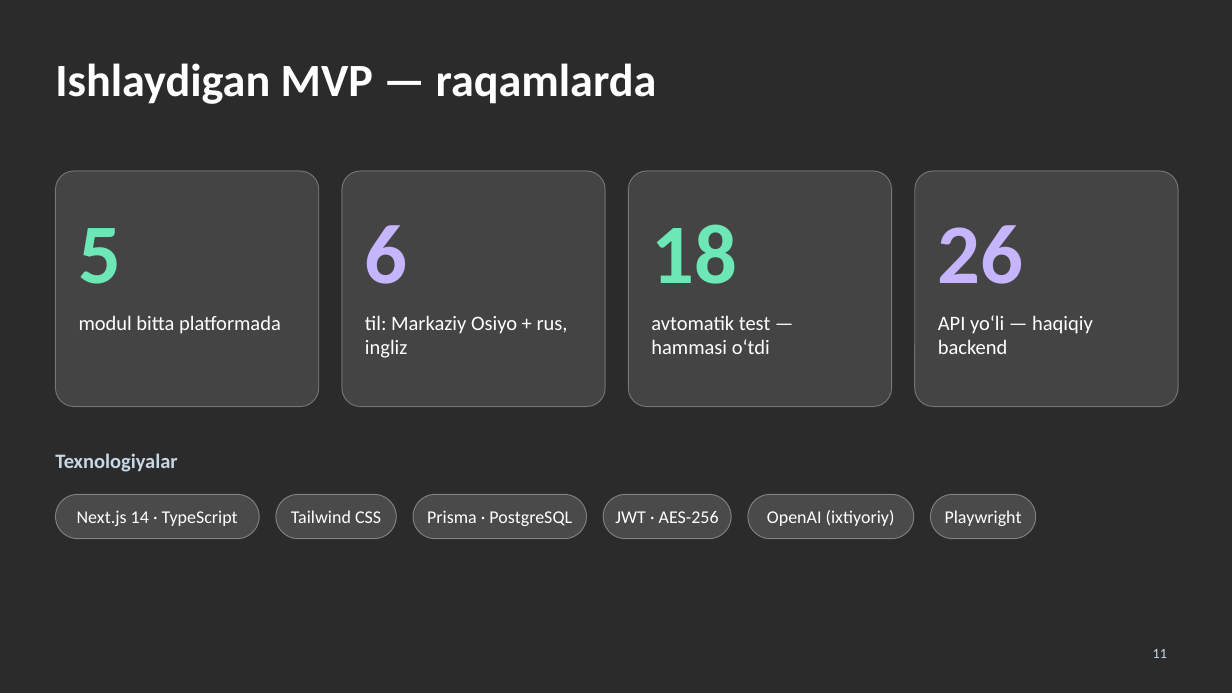
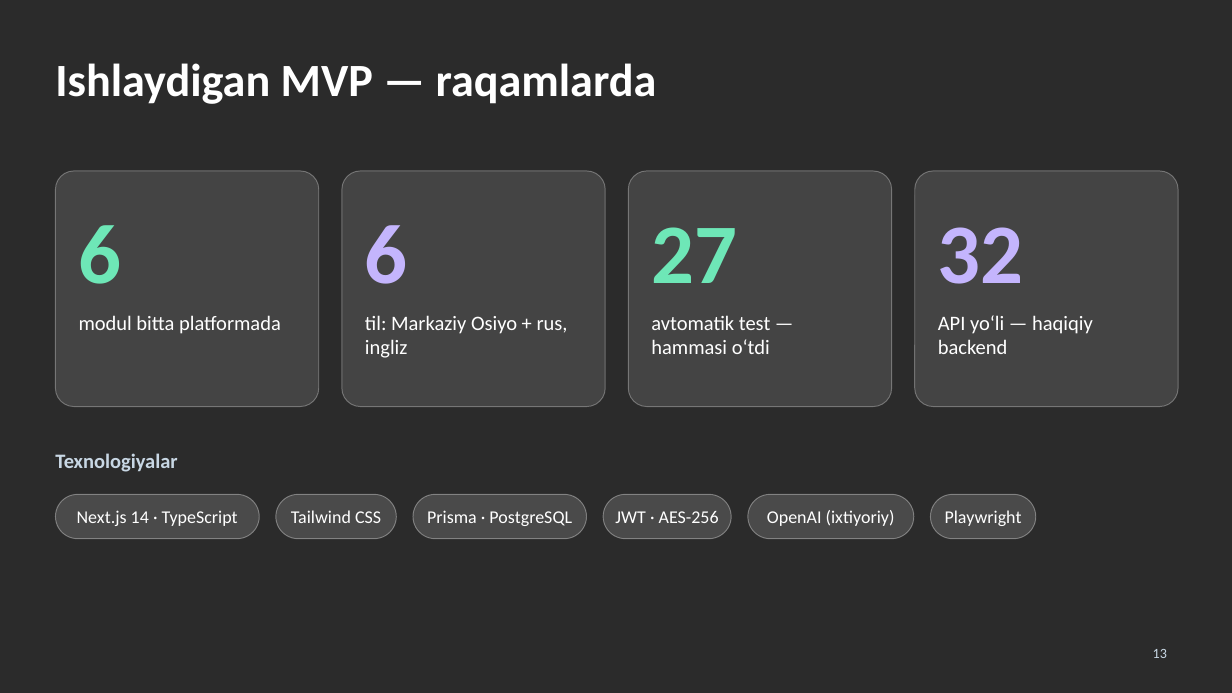
Before and after one commit to umarxon-008/umarxon-008, a slide deck: slide 13 of NeuraMed/taqdimot/NeuraMed-taqdimot.pptx (slide 11 before the commit). Drawn at 1232x693 pixels with LibreOffice and Linux fonts; fonts in the diff are those of the drawing; background and template pictures are left out; a plain dark background stands for a picture behind light text. Boxes give left, top, right and bottom in pixels: in the first picture for what was removed or moved away, otherwise in the second. Text is boxed around its words. In the diff, an @@ line names an element or a change of style, - is before the commit and + after.

```diff
--- a/NeuraMed/taqdimot/NeuraMed-taqdimot.pptx
+++ b/NeuraMed/taqdimot/NeuraMed-taqdimot.pptx
@@ text at (79,225,122,284): text changed @@
-5
+6
@@ text at (651,227,737,283): text changed @@
-18
+27
@@ text at (938,227,1024,284): text changed @@
-26
+32
@@ page number at (1153,649,1167,658): text changed @@
-11
+13
```
Also in this commit, not shown: 3 other slides changed, 2 slides added.
